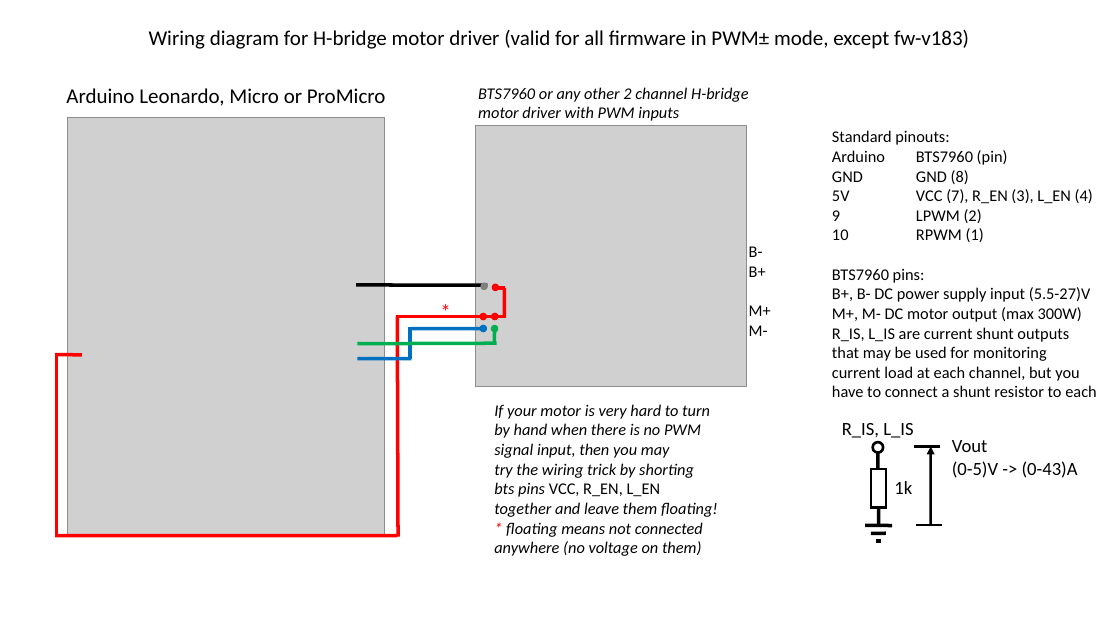
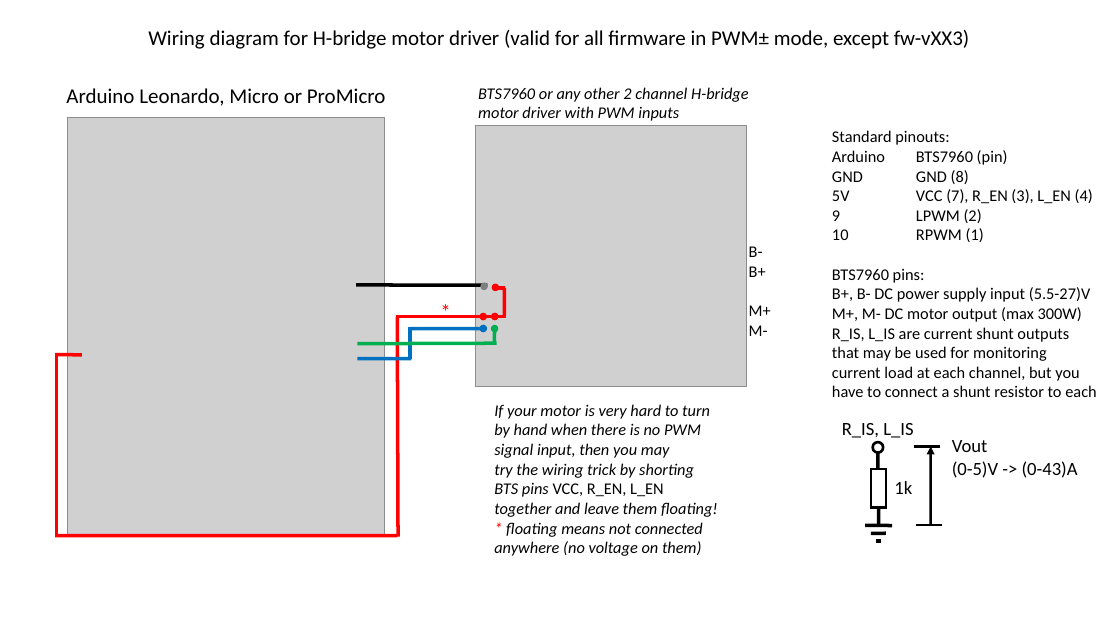
Before and after one commit to ranenbg/Arduino-FFB-wheel, a slide deck: slide 1 of brWheel_my/bts7960_wiring_diagram.pptx. Drawn at 1120x630 pixels with LibreOffice and Linux fonts; fonts in the diff are those of the drawing; grey boxes stand for pictures. Boxes give left, top, right and bottom in pixels: in the first picture for what was removed or moved away, otherwise in the second. Text is boxed around its words. In the diff, an @@ line names an element or a change of style, - is before the commit and + after.

```diff
--- a/brWheel_my/bts7960_wiring_diagram.pptx
+++ b/brWheel_my/bts7960_wiring_diagram.pptx
@@ text at [148,30,969,49]: text changed @@
-Wiring diagram for H-bridge motor driver (valid for all firmware in PWM± mode, except fw-v183)
+Wiring diagram for H-bridge motor driver (valid for all firmware in PWM± mode, except fw-vXX3)
@@ text at [494,483,664,497]: text changed @@
-bts pins VCC, R_EN, L_EN
+BTS pins VCC, R_EN, L_EN
```
Also in this commit, not shown: 4 other files.
